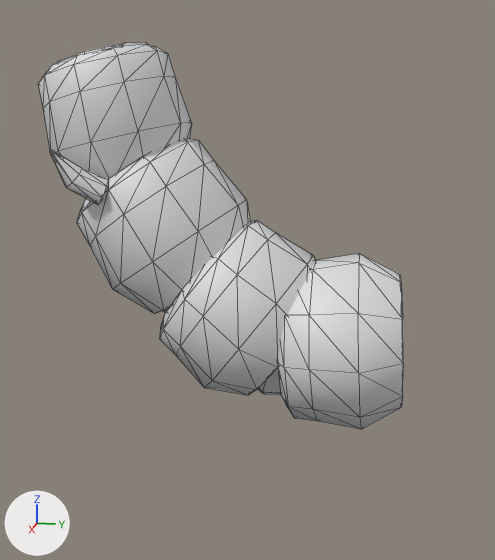
The glTF model assets/art/models/beetle_tail.glb: old version first, new version second.
Rendered twice from a 50 mm camera at (1.167, -0.021, 0.386) aimed at (0.006, -0.253, 0.095). The lights are fixed; the arrows at lower left show +X, +Y and +Z. The first picture is the older version. Mesh edges are drawn as thin lines. Vertices at exactly the same position are counted once.

In view in the first picture: 'beetle_tail'.
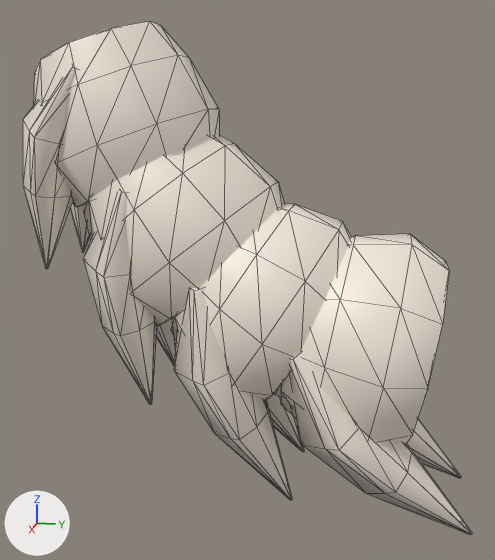
What differs and where, as boxes (x1, y1, x2, y2) in the pictures (495 x 560 px):
'beetle_tail', recoloured, reshaped (23% wider, 33% taller): before (38, 42, 403, 429); after (23, 21, 472, 535)
part 1 of me_beetle_tail, rebuilt (15% wider, 9% taller): before (77, 139, 251, 314); after (84, 135, 284, 326)
part 2 of me_beetle_tail, rebuilt (33% wider, 19% taller): before (277, 253, 403, 429); after (281, 234, 449, 444)
part 3 of me_beetle_tail, rebuilt: before (38, 44, 192, 179); after (34, 21, 219, 207)
part 4 of me_beetle_tail, rebuilt (16% wider, 13% taller): before (160, 220, 315, 395); after (171, 204, 351, 402)
part 5 of me_beetle_tail, rebuilt (mostly hidden): before (58, 42, 281, 395); after (173, 317, 282, 396)
part 6 of me_beetle_tail, added (pale yellow): after (407, 419, 461, 478)
part 7 of me_beetle_tail, added (pale yellow): after (289, 352, 472, 535)
part 8 of me_beetle_tail, added (pale yellow): after (266, 394, 304, 452)
part 9 of me_beetle_tail, added (pale yellow): after (174, 287, 292, 500)
part 10 of me_beetle_tail, added (pale yellow): after (156, 318, 177, 366)
part 11 of me_beetle_tail, added (pale yellow): after (83, 190, 156, 405)
part 12 of me_beetle_tail, added (pale yellow): after (70, 203, 90, 252)
part 13 of me_beetle_tail, added (pale yellow): after (23, 65, 77, 269)
part 14 of me_beetle_tail, deleted: before (50, 150, 109, 205)

The change in detail:
Material 'DuneChitin' (mat_dunechitin) changes colour from light grey #dedee0 to pale yellow #f4e9dd; in linear values from (0.73, 0.73, 0.745) to (0.905, 0.815, 0.723).
me_beetle_tail is used by ob_beetle_tail; location (0.0, 0.0, 0.0).
me_beetle_tail had 282 vertices, 536 faces and spanned x -0.176..0.17, y -0.612..0.024, z -0.15..0.499.
me_beetle_tail now has 456 vertices, 860 faces and spans x -0.205..0.205, y -0.635..0.15, z -0.305..0.528.
me_beetle_tail part 1: the loose piece of 50 vertices spanning x -0.087..0.158, y -0.554..-0.245, z 0.032..0.34 is rebuilt with 40 vertices and now spans x -0.097..0.176, y -0.541..-0.182, z 0.012..0.366.
me_beetle_tail part 2: the loose piece of 50 vertices spanning x -0.091..0.168, y -0.189..0.024, z -0.15..0.145 is rebuilt with 40 vertices and now spans x -0.109..0.198, y -0.185..0.086, z -0.202..0.181.
me_beetle_tail part 3: the loose piece of 50 vertices spanning x -0.076..0.138, y -0.612..-0.359, z 0.249..0.493 is rebuilt with 40 vertices and now spans x -0.088..0.16, y -0.621..-0.309, z 0.221..0.528.
me_beetle_tail part 4: the loose piece of 50 vertices spanning x -0.089..0.17, y -0.406..-0.108, z -0.109..0.199 is rebuilt with 40 vertices and now spans x -0.105..0.191, y -0.385..-0.054, z -0.125..0.231.
me_beetle_tail part 5: the loose piece of 40 vertices spanning x -0.095..0.099, y -0.592..0.006, z -0.119..0.499 is rebuilt with 40 vertices and now spans x -0.141..0.141, y -0.611..0.068, z -0.166..0.517.
me_beetle_tail part 6: a new loose piece of 32 vertices spanning x -0.205..0.019, y -0.187..0.15, z -0.305..0.027, in mat_dunechitin (pale yellow #f4e9dd).
me_beetle_tail part 7: a new loose piece of 32 vertices spanning x -0.019..0.205, y -0.187..0.15, z -0.305..0.027, in mat_dunechitin (pale yellow #f4e9dd).
me_beetle_tail part 8: a new loose piece of 32 vertices spanning x -0.198..0.018, y -0.367..-0.156, z -0.279..0.118, in mat_dunechitin (pale yellow #f4e9dd).
me_beetle_tail part 9: a new loose piece of 32 vertices spanning x -0.018..0.198, y -0.367..-0.156, z -0.279..0.118, in mat_dunechitin (pale yellow #f4e9dd).
me_beetle_tail part 10: a new loose piece of 32 vertices spanning x -0.182..0.017, y -0.527..-0.402, z -0.123..0.271, in mat_dunechitin (pale yellow #f4e9dd).
me_beetle_tail part 11: a new loose piece of 32 vertices spanning x -0.017..0.182, y -0.527..-0.402, z -0.123..0.271, in mat_dunechitin (pale yellow #f4e9dd).
me_beetle_tail part 12: a new loose piece of 32 vertices spanning x -0.166..0.015, y -0.635..-0.482, z 0.116..0.47, in mat_dunechitin (pale yellow #f4e9dd).
me_beetle_tail part 13: a new loose piece of 32 vertices spanning x -0.015..0.166, y -0.635..-0.482, z 0.116..0.47, in mat_dunechitin (pale yellow #f4e9dd).
me_beetle_tail part 14: the loose piece of 21 vertices spanning x 0.101..0.17, y -0.533..-0.451, z 0.241..0.328 is deleted.
Other edits to the shape of me_beetle_tail do not show in these pictures.
